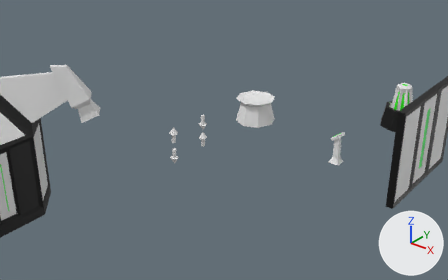
The FBX model Assets/Models/assets.fbx, before and after one commit.
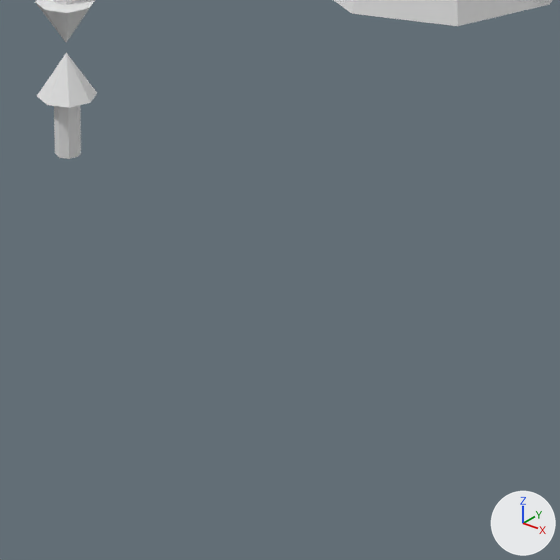
Each version is shown from a 50 mm camera at (-2.16, -22.59, 12.86) aimed at (-16.87, -4.2, 1.46), then close up on the part from 43% to 61% of the width and 44% to 73% of the height. Arrows for +X, +Y and +Z are at lower right; the lights stay in place. The older version's two pictures come first. Where no turn or scale is listed for an object, it has been applied to the vertices.

The older version as bpy lines, for what is in view:
```python
me_cylinder_010 = bpy.data.meshes.new('Cylinder.010')
me_cylinder_010.from_pydata(...)  # 32 vertices, 60 faces; spans x -1.0..1.0, y -1.0..1.0, z -0.5..0.7
# faces by material slot: [54, 6]
me_cylinder_010.materials.append(mat_base_017)  # white #e7e7e7
me_cylinder_010.materials.append(mat_glow_007)  # white #e7e7e7
me_cylinder_011 = bpy.data.meshes.new('Cylinder.011')
me_cylinder_011.from_pydata(...)  # 50 vertices, 92 faces; spans x -0.2..0.2, y -0.2..0.2, z -0.78..0.78
me_cylinder_011.materials.append(mat_base_018)  # white #e7e7e7
ob_arrowsin = bpy.data.objects.new('ArrowsIn', me_cylinder_011)
ob_arrowsin.location = (-19.5, -2.5, 0.5)
ob_table = bpy.data.objects.new('Table', me_cylinder_010)
ob_table.location = (-19.0, 1.0, 0.5)
```
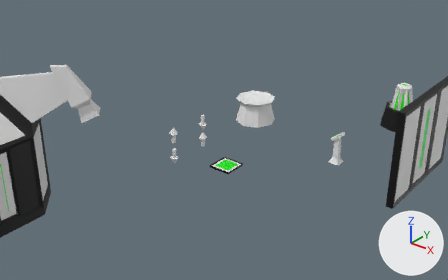
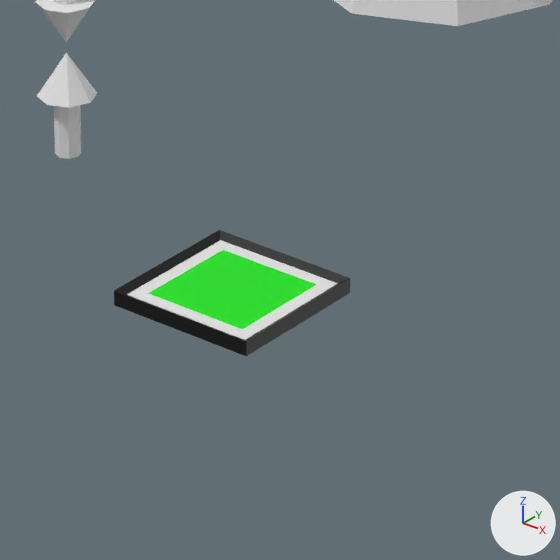
Changed parts and their boxes (x1, y1, x2, y2) in the close-ups (560 x 560 px):
'Note', added
    after: (114, 230, 350, 356)
    faces in mat_glow_008 (green #04e700): (148, 250, 317, 329)
    faces in mat_accent_016 (black #000000): (114, 230, 350, 356)
    faces in mat_base_020 (white #e7e7e7): (127, 240, 338, 340)

Edits to the bpy script that builds the scene:
```text
Add mat_accent_016:
    mat_accent_016 = principled_material('accent.016')
    mat_accent_016.base_color = (0.0, 0.0, 0.0)  # black #000000
Add mat_base_020:
    mat_base_020 = principled_material('base.020')
    mat_base_020.base_color = (0.8, 0.8, 0.8)  # white #e7e7e7
Add mat_glow_008:
    mat_glow_008 = principled_material('glow.008')
    mat_glow_008.base_color = (0.00125, 0.8, 0.0)  # green #04e700
Add me_cube_033:
    me_cube_033.from_pydata(...)  # 24 vertices, 44 faces; spans x -0.5..0.5, y -0.5..0.5, z -0.05..0.05
    # faces by material slot: [16, 4, 24]
    me_cube_033.materials.append(mat_base_020)  # white #e7e7e7
    me_cube_033.materials.append(mat_glow_008)  # green #04e700
    me_cube_033.materials.append(mat_accent_016)  # black #000000
Add ob_note:
    ob_note = bpy.data.objects.new('Note', me_cube_033)
    ob_note.location = (-16.5, -4.5, 0.5)
```
